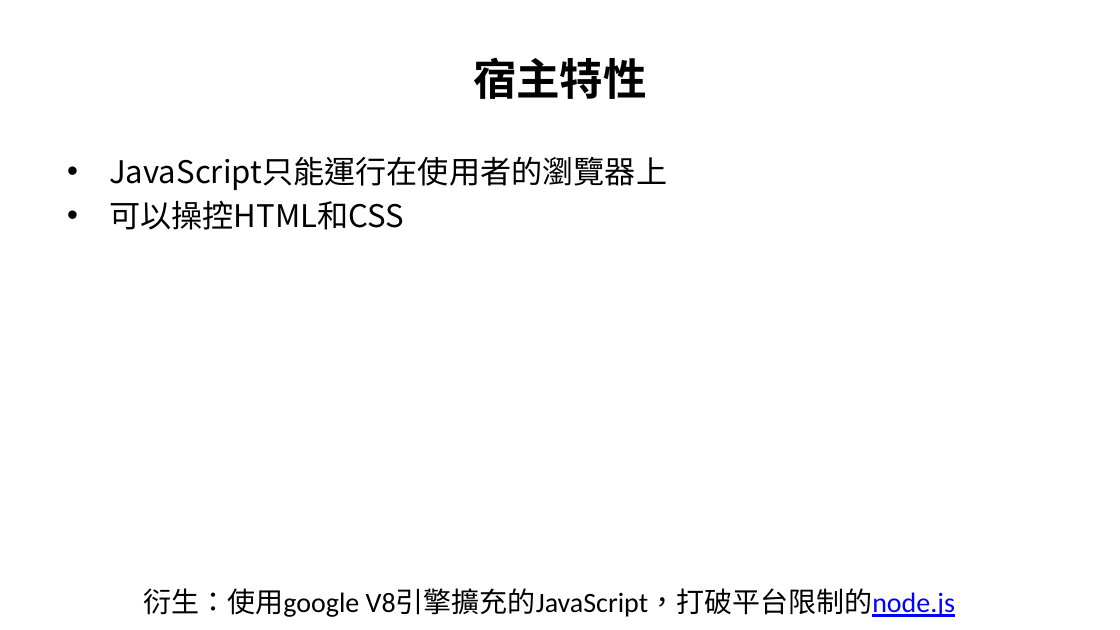
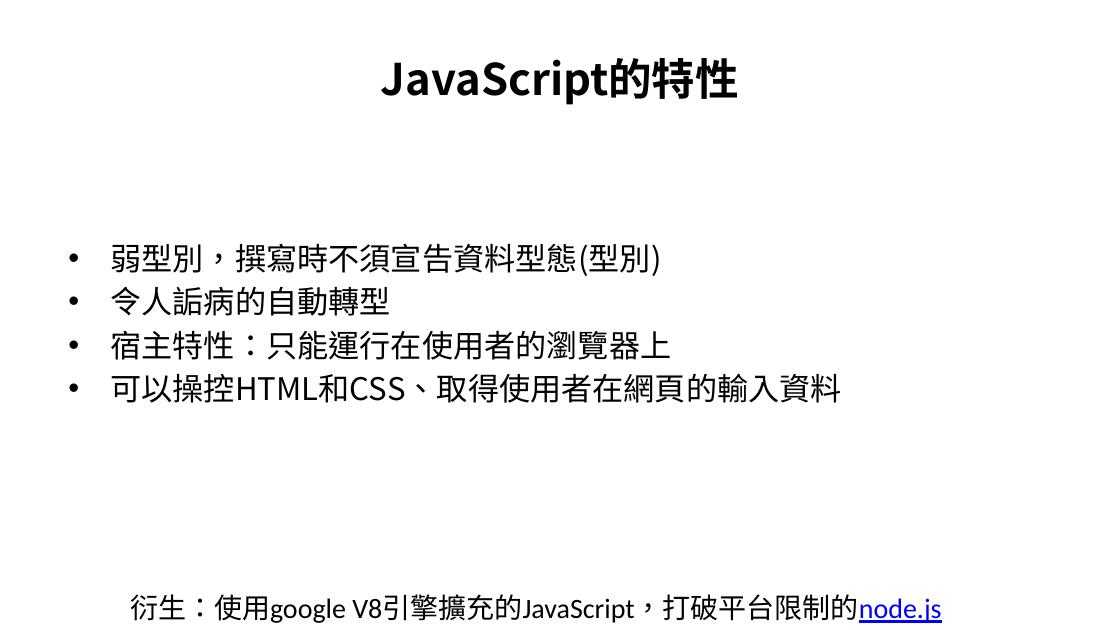
Before and after one commit to allen8101070/JavaScript-PPT, a slide deck: slide 5 of javaScript.pptx. Drawn at 1120x630 pixels with LibreOffice and Linux fonts; fonts in the diff are those of the drawing; background and template pictures are left out. Boxes give left, top, right and bottom in pixels: in the first picture for what was removed or moved away, otherwise in the second. Text is boxed around its words. In the diff, an @@ line names an element or a change of style, - is before the commit and + after.

```diff
--- a/javaScript.pptx
+++ b/javaScript.pptx
@@ title at (381,58,739,105): text changed @@
-宿主特性
+JavaScript的特性
@@ text "弱型別，撰寫時不須宣告資料型態(型別)" at (111,243,842,403): vertical alignment top to middle @@
@@ text at (111,243,842,403): text changed @@
-• JavaScript只能運行在使用者的瀏覽器上
-• 可以操控HTML和CSS
+• 弱型別，撰寫時不須宣告資料型態(型別)
+• 令人詬病的自動轉型
+• 宿主特性：只能運行在使用者的瀏覽器上
+• 可以操控HTML和CSS、取得使用者在網頁的輸入資料
@@ text "衍生：使用google V8引擎擴充的JavaScript，打破平台限制的node.js": place and size @@
-text "衍生：使用google V8引擎擴充的JavaScript，打破平台限制的node.js" at (143,588,955,617)
+text "衍生：使用google V8引擎擴充的JavaScript，打破平台限制的node.js" at (130,594,941,623)
```
Also in this commit, not shown: 12 other slides changed, 12 slides added, 10 slides removed, 1 other file.
